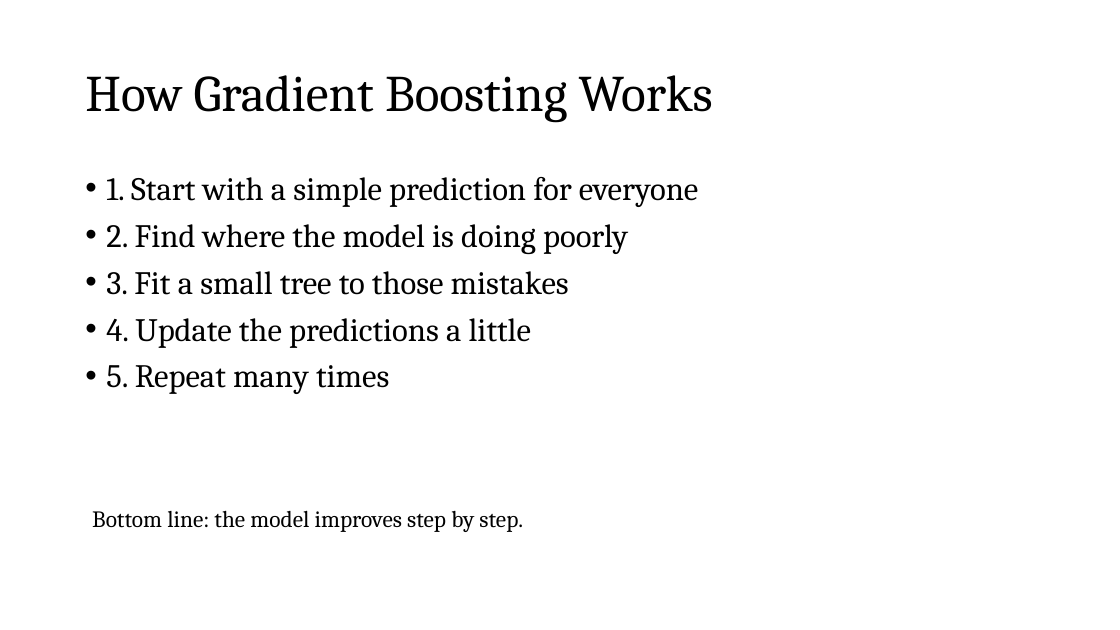
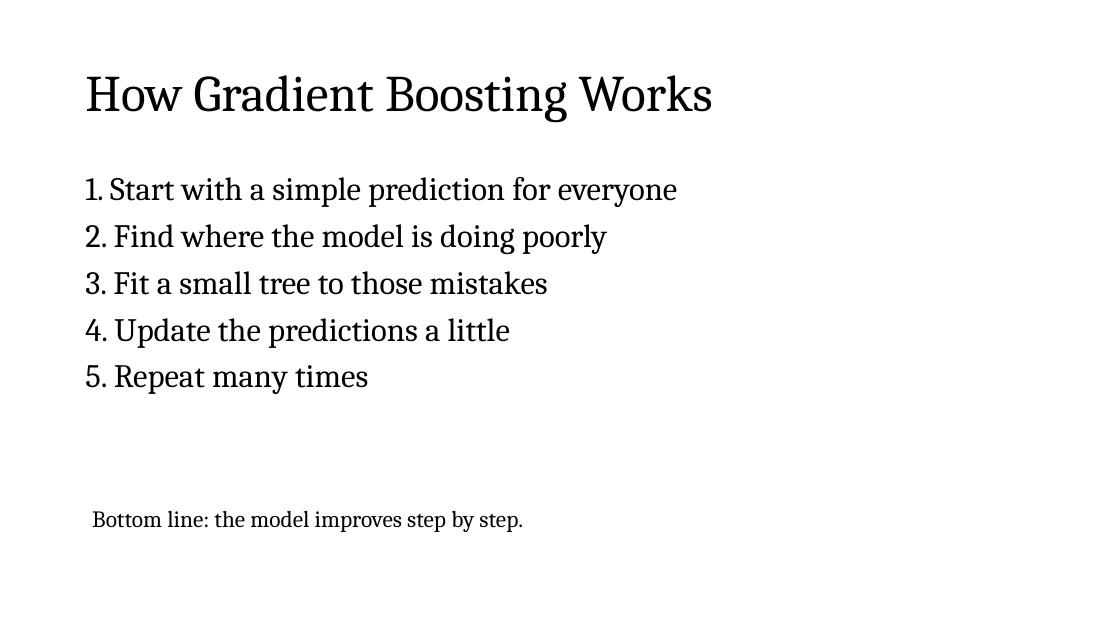
Before and after one commit to zjelveh/zjelveh.github.io, a slide deck: slide 4 of files/inst414_spring2026/lectures/lecture_9b_gbdt.pptx. Drawn at 1120x630 pixels with LibreOffice and Linux fonts; fonts in the diff are those of the drawing. Boxes give left, top, right and bottom in pixels: in the first picture for what was removed or moved away, otherwise in the second. Text is boxed around its words. In the diff, an @@ line names an element or a change of style, - is before the commit and + after.

```diff
--- a/files/inst414_spring2026/lectures/lecture_9b_gbdt.pptx
+++ b/files/inst414_spring2026/lectures/lecture_9b_gbdt.pptx
@@ text "1. Start with a simple ..." at (85,177,677,394): bullet • to none @@
```
Also in this commit, not shown: 1 other slide changed, 2 other files.
